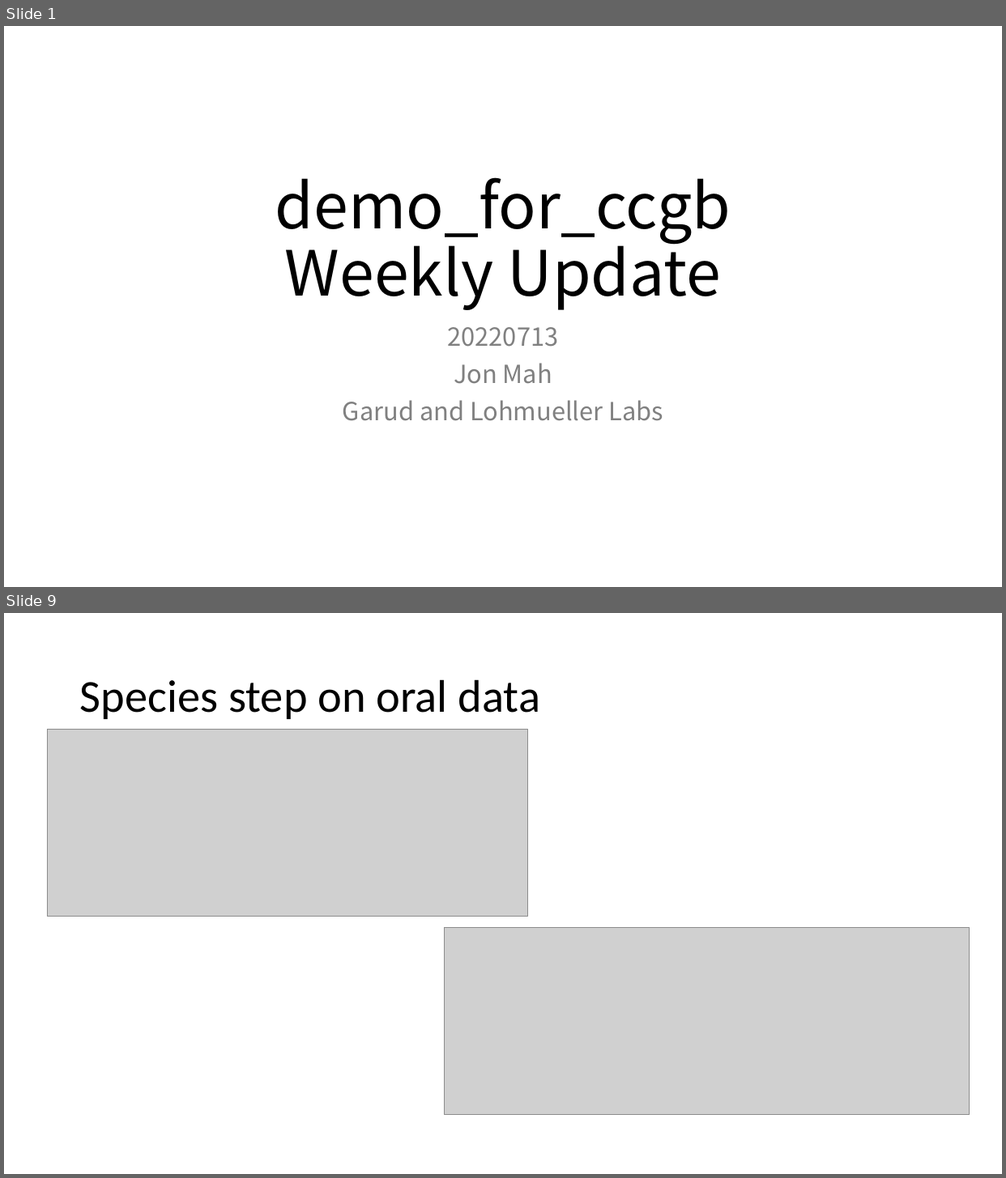
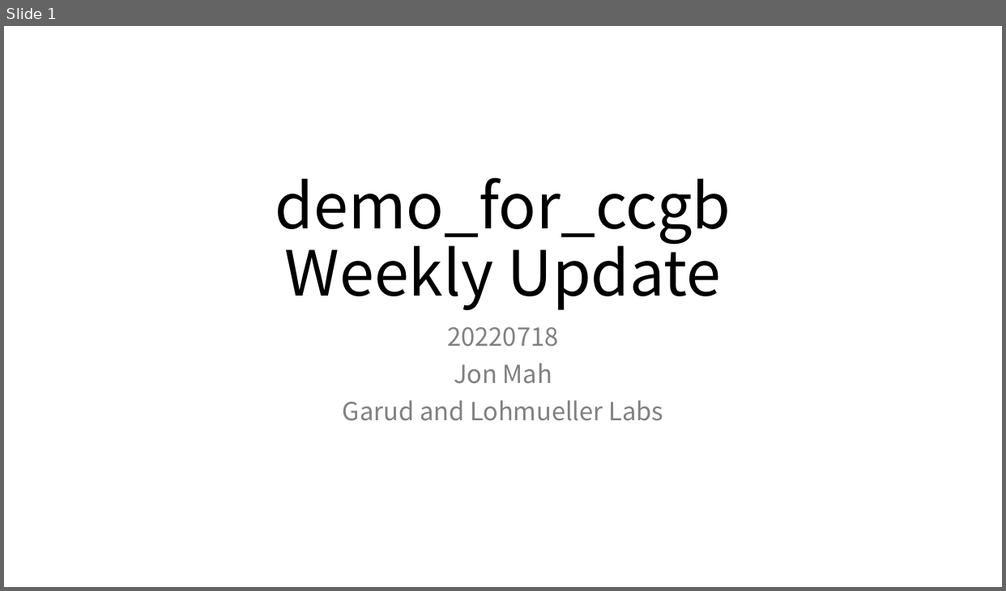
Before and after one commit to jon-mah/demo_for_ccgb, a slide deck: Summary/20220713_microbiome_demographic_slides.pptx. Shown one above the other, each under a label of ours: slides 1 and 9 before the commit, slide 1 after it; the slides between them are not shown. The pictures are 1006x1178 and 1006x591 pixels, drawn with LibreOffice and Linux fonts; fonts in the diff are those of the drawing; grey boxes stand for pictures. Boxes give left, top, right and bottom in pixels: in the first picture for what was removed or moved away, otherwise in the second. Text is boxed around its words. In the diff, an @@ line names an element or a change of style, - is before the commit and + after.

```diff
--- a/Summary/20220713_microbiome_demographic_slides.pptx
+++ b/Summary/20220713_microbiome_demographic_slides.pptx
@@ slide 9 removed at <box>4,613,1002,1174</box>, background #FFFFFF @@
@@ title removed at <box>80,679,540,719</box> @@
-Species step on oral data
@@ picture removed at <box>48,729,528,916</box> @@
@@ picture removed at <box>444,927,969,1114</box> @@
@@ slide 1 changed as well @@
@@ subtitle at <box>448,327,559,347</box>: text changed @@
-20220713
+20220718
```
Also in this commit, not shown: 1 other slide changed, 8 slides added, 7 other slides removed, 14 other files.
